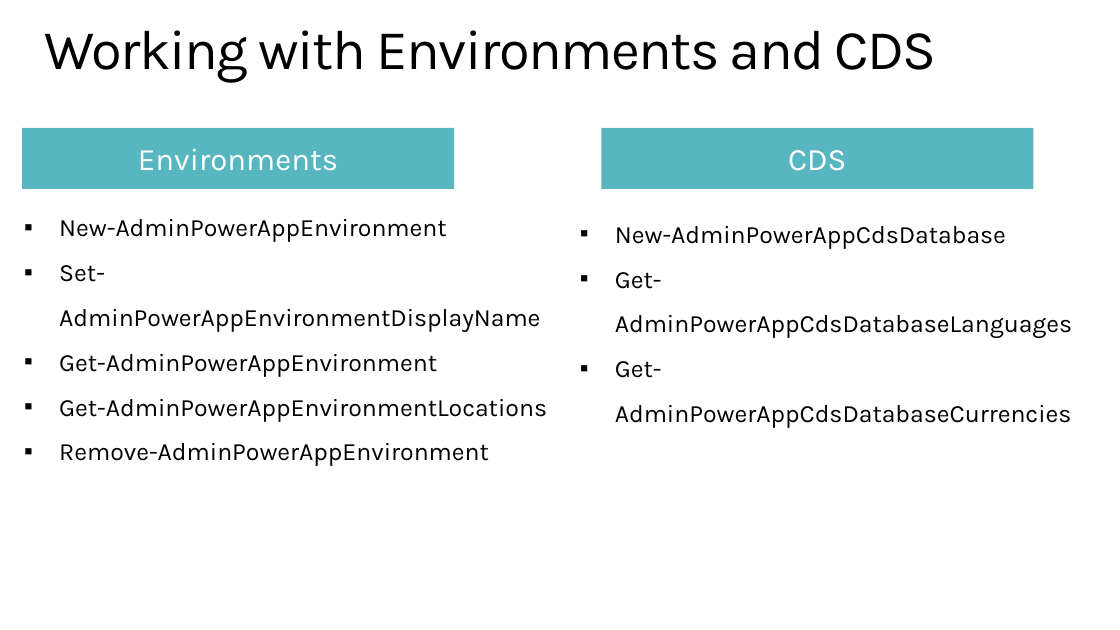
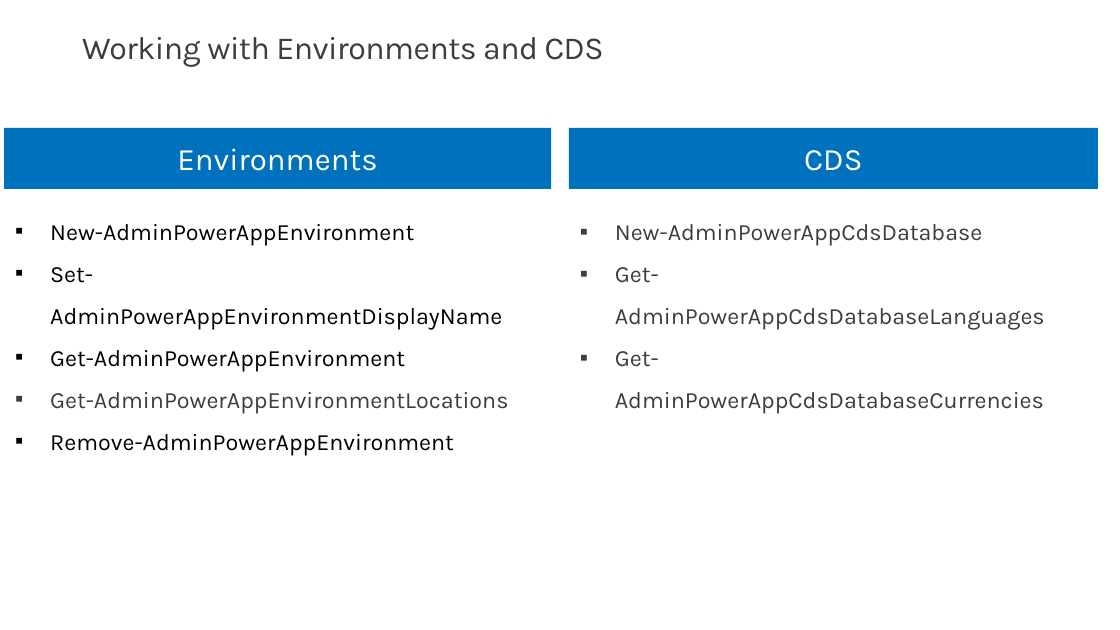
Before and after one commit to microsoft/powerapps-tools, a slide deck: slide 7 of Administration/AdminInADay/PPTs/03 Automation.pptx. Drawn at 1120x630 pixels with LibreOffice and Linux fonts; fonts in the diff are those of the drawing. Boxes give left, top, right and bottom in pixels: in the first picture for what was removed or moved away, otherwise in the second. Text is boxed around its words. In the diff, an @@ line names an element or a change of style, - is before the commit and + after.

Commit message:
Admin in a day updates to reflect new features and UI

```diff
--- a/Administration/AdminInADay/PPTs/03 Automation.pptx
+++ b/Administration/AdminInADay/PPTs/03 Automation.pptx
@@ title "Working with Environments and CDS": place and size @@
-title "Working with Environments and CDS" at [45,30,937,83]
+title "Working with Environments and CDS" at [82,37,604,67]
@@ title "Working with Environments and CDS" at [82,37,604,67]: size 36 to 20.6 pt, text colour #000000 to #3C3C41, letter spacing -1 to -0.4 pt @@
@@ rectangle "Environments" at [4,128,551,189]: fill #58B6C0 to #0071BC @@
@@ rectangle "Environments": place and size @@
-rectangle "Environments" at [22,128,455,189]
+rectangle "Environments" at [4,128,551,189]
@@ rectangle "CDS": place and size @@
-rectangle "CDS" at [601,128,1034,189]
+rectangle "CDS" at [569,128,1098,189]
@@ rectangle "CDS" at [569,128,1098,189]: fill #58B6C0 to #0071BC @@
@@ text "New-AdminPowerAppEnvironment": place and size @@
-text "New-AdminPowerAppEnvironment" at [59,219,547,466]
+text "New-AdminPowerAppEnvironment" at [50,224,508,455]
@@ text "New-AdminPowerAppEnvironment" at [50,224,508,455]: size 16 to 15 pt; text colour #000000 to #3C3C41 in "Get-AdminPowerAppEnvironmentLocations" @@
@@ text "New-AdminPowerAppCdsDatabase" at [615,224,1045,414]: size 16 to 15 pt, text colour #000000 to #3C3C41 @@
```
Also in this commit, not shown: 22 other slides changed, 2 slides added, 2 slides removed, 12 other files.
